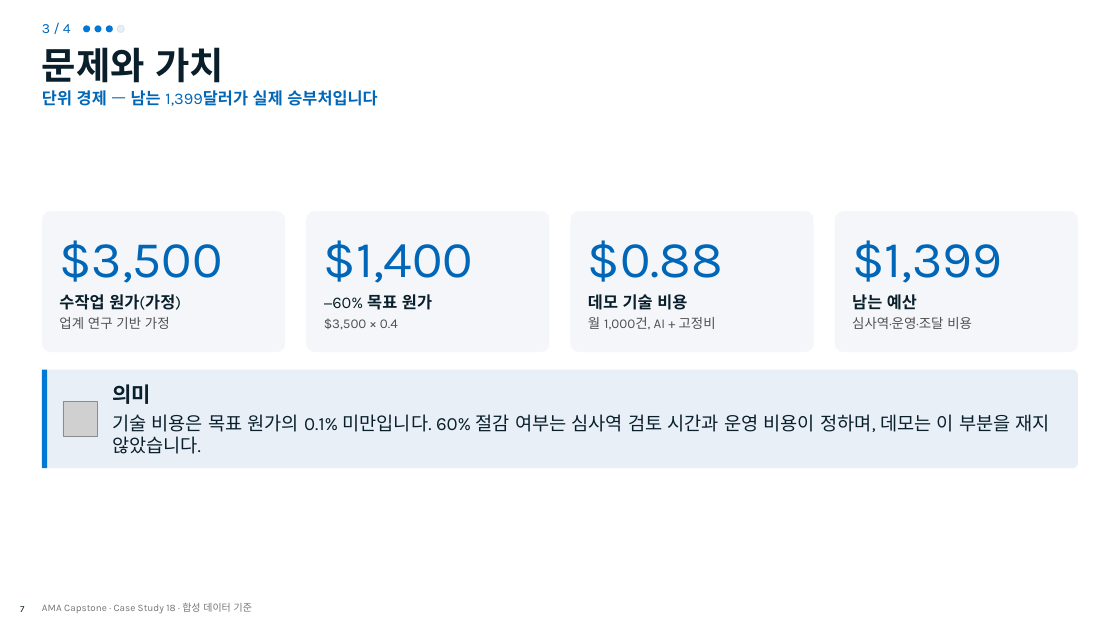
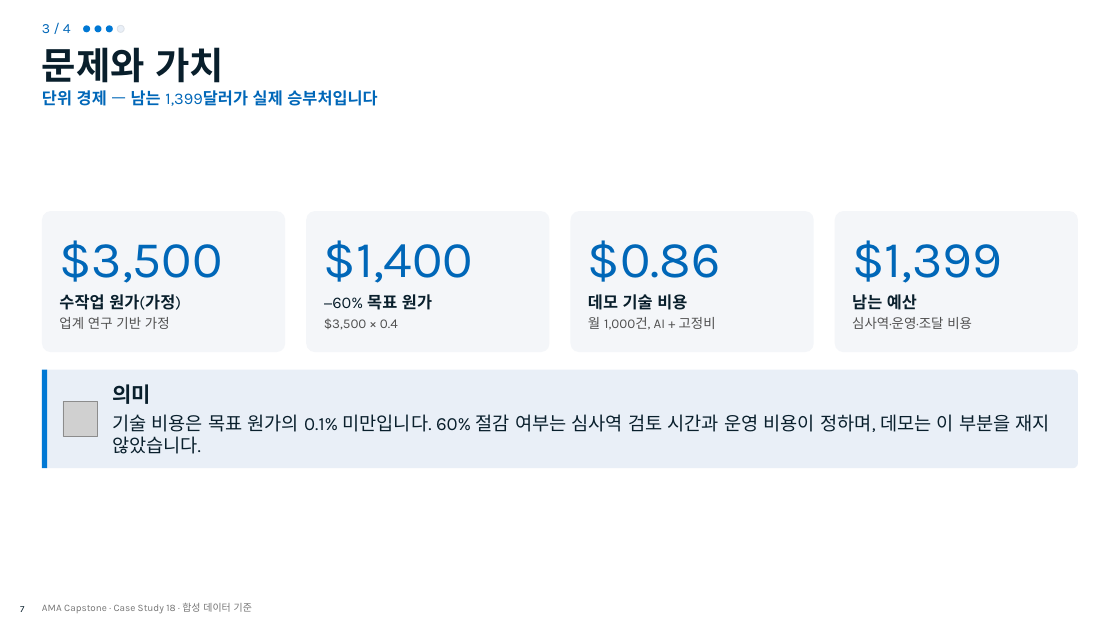
Before and after one commit to freeman9844/ms-ama-04, a slide deck: slide 7 of docs/deck/capstone.pptx. Drawn at 1120x630 pixels with LibreOffice and Linux fonts; fonts in the diff are those of the drawing; grey boxes stand for pictures; background and template pictures are left out. Boxes give left, top, right and bottom in pixels: in the first picture for what was removed or moved away, otherwise in the second. Text is boxed around its words. In the diff, an @@ line names an element or a change of style, - is before the commit and + after.

```diff
--- a/docs/deck/capstone.pptx
+++ b/docs/deck/capstone.pptx
@@ text at [588,240,721,282]: text changed @@
-$0.88
+$0.86
```
Also in this commit, not shown: 9 other slides changed, 22 other files.
